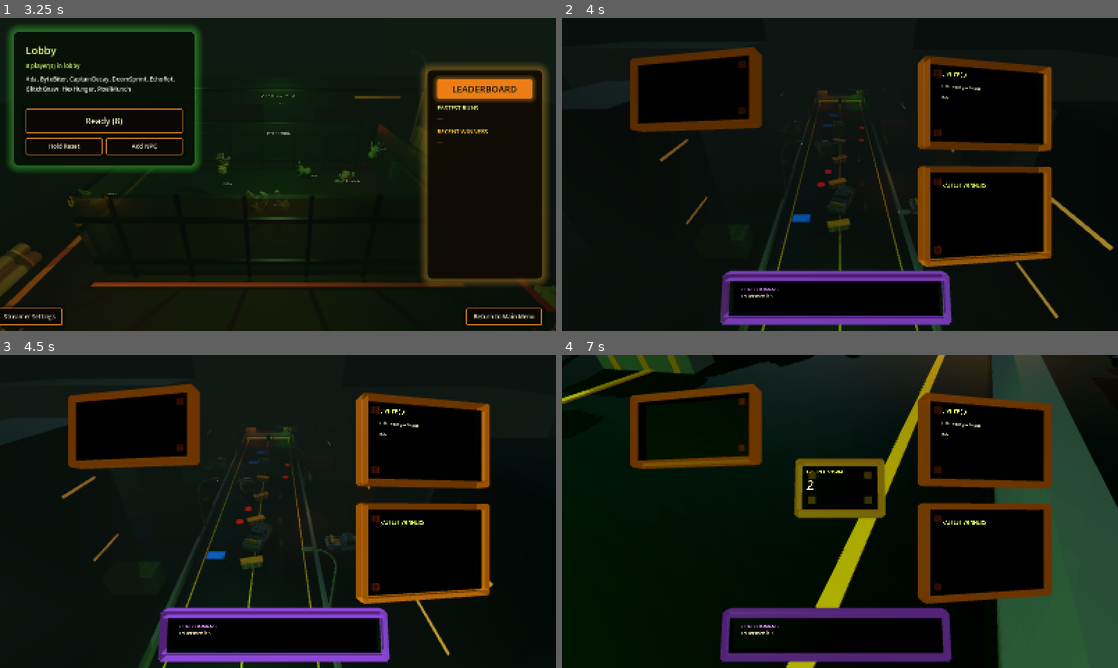
Above: before the commit, frames 1-4 (two rows, left to right).
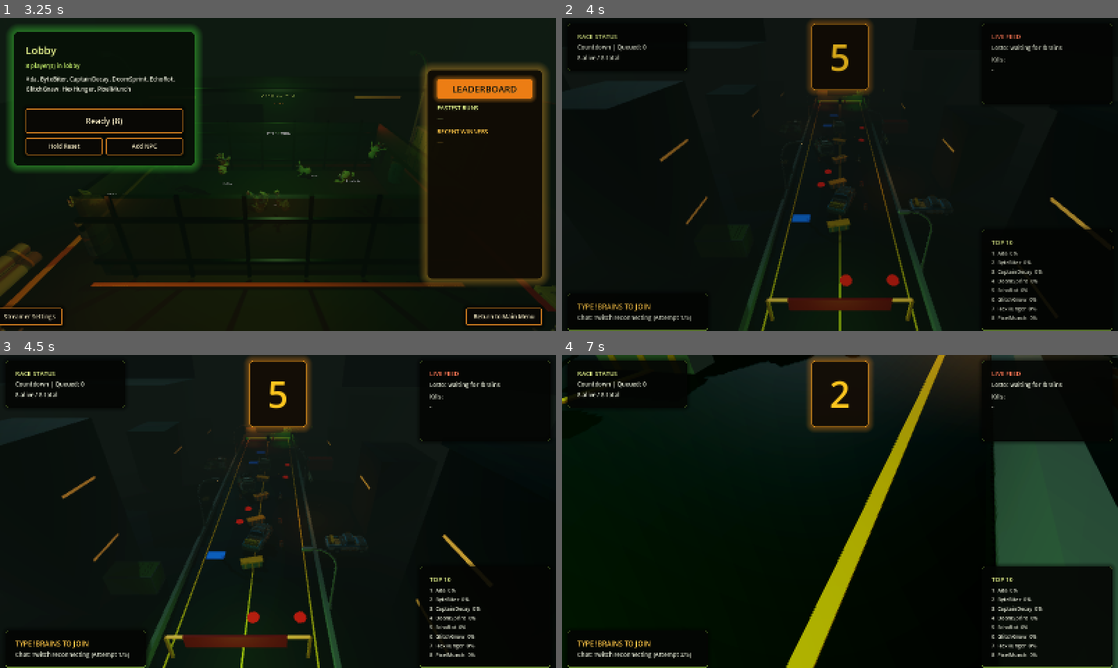
Above: after the commit, the same moments.

Repository: Knoxamiz/zombie-horde
Game: Godot game, scene res://scenes/main_menu/main_menu.tscn
The game is run twice, just before and just after one commit, with the same random seed, the same clock (stepped at 60 frames per second) and the same inputs.
Inputs (mouse positions are in pixels of both pictures, inside the frame that each line leads up to):
- Up to frame 1 (3.25 s): tap Enter (round_start) at 0.5 s; move the mouse to (400, 158) at 0.52 s; hold Right 0.53-1.25 s; hold S (camera_back) 0.53-1.25 s; click (400, 158) at 0.67 s; drag from (166, 190) to (250, 237) at 1.27 s; click "Hold Reset" at 2 s; click "DONE" at 2.75 s
- Up to frame 2 (4 s): click "Ready (8)" at 3.5 s
- Up to frame 3 (4.5 s): move the mouse to (333, 442) at 4.27 s; hold Right from 4.28 s (still down); hold F (camera_director) from 4.28 s (still down); click (333, 442) at 4.42 s
- Up to frame 4 (7 s): move the mouse to (834, 517) at 5.02 s; release Right at 5.03 s; release F (camera_director) at 5.03 s; hold Up from 5.03 s (still down); tap Q (camera_down) at 5.1 s; click (834, 517) at 5.17 s; move the mouse to (878, 514) at 5.77 s; hold W (camera_forward) 5.78-6.53 s; click (878, 514) at 5.92 s; move the mouse to (795, 508) at 6.52 s; tap A (camera_left) at 6.6 s; click (795, 508) at 6.67 s

Frame 1 is identical in both runs. In frame 2, 15% of the frame differs, in the area x 1-100%, y 0-100%; in frame 3, 15%; in frame 4, 26%, in the area x 0-100%, y 0-100%.

Commit message:
Add live Top 10 race HUD with 2D broadcast layout
Switch race UI from 3D world boards to a 2D broadcast overlay with
panels for race status, live feed, chat command, and a Top 10
standings board refreshed from ZombieManager during the race.

Also stop countdown from overwriting the join command hint, release
mouse capture when a round ends so results buttons are clickable,
and wire the HUD to ZombieManager for live rankings.

Co-authored-by: Knoxamiz <Knoxamiz@users.noreply.github.com>

Diff:
--- a/scenes/main/main_game.tscn
+++ b/scenes/main/main_game.tscn
@@ -547,6 +547,7 @@
 join_source_path = NodePath("../Systems/DebugJoinSource")
 twitch_join_source_path = NodePath("../Systems/TwitchJoinSource")
 leaderboard_store_path = NodePath("../Systems/LeaderboardStore")
+zombie_manager_path = NodePath("../Systems/ZombieManager")
 world_status_board_path = NodePath("../SpectatorCamera/Camera3D/WorldMenus3D/RaceBoards/RaceStatusBoard")
 world_feed_board_path = NodePath("../SpectatorCamera/Camera3D/WorldMenus3D/RaceBoards/RaceFeedBoard")
 world_leaders_board_path = NodePath("../SpectatorCamera/Camera3D/WorldMenus3D/RaceBoards/RaceLeadersBoard")
--- a/scenes/ui/hud.tscn
+++ b/scenes/ui/hud.tscn
@@ -1,8 +1,44 @@
-[gd_scene load_steps=4 format=3 uid="uid://klfmkohhxs15"]
+[gd_scene load_steps=6 format=3 uid="uid://klfmkohhxs15"]
 
 [ext_resource type="Script" uid="uid://u81cp382hnt1" path="res://scripts/ui/hud_controller.gd" id="1_script"]
 [ext_resource type="Theme" path="res://assets/ui/zombie_horde_theme.tres" id="2_theme"]
 [ext_resource type="PackedScene" path="res://scenes/ui/round_results_overlay.tscn" id="3_results_overlay"]
+
+[sub_resource type="StyleBoxFlat" id="StyleBox_hud_panel"]
+content_margin_left = 14.0
+content_margin_top = 12.0
+content_margin_right = 14.0
+content_margin_bottom = 12.0
+bg_color = Color(0.016, 0.022, 0.014, 0.84)
+border_width_left = 1
+border_width_top = 1
+border_width_right = 1
+border_width_bottom = 1
+border_color = Color(0.54, 0.72, 0.25, 0.42)
+corner_radius_top_left = 8
+corner_radius_top_right = 8
+corner_radius_bottom_right = 8
+corner_radius_bottom_left = 8
+shadow_color = Color(0, 0, 0, 0.45)
+shadow_size = 12
+
+[sub_resource type="StyleBoxFlat" id="StyleBox_countdown"]
+content_margin_left = 18.0
+content_margin_top = 12.0
+content_margin_right = 18.0
+content_margin_bottom = 12.0
+bg_color = Color(0.04, 0.03, 0.02, 0.9)
+border_width_left = 2
+border_width_top = 2
+border_width_right = 2
+border_width_bottom = 2
+border_color = Color(1, 0.65, 0.12, 0.9)
+corner_radius_top_left = 10
+corner_radius_top_right = 10
+corner_radius_bottom_right = 10
+corner_radius_bottom_left = 10
+shadow_color = Color(1, 0.55, 0.08, 0.35)
+shadow_size = 18
 
 [node name="HUD" type="CanvasLayer"]
 layer = 6
@@ -23,8 +59,9 @@
 layout_mode = 0
 offset_left = 16.0
 offset_top = 16.0
-offset_right = 390.0
-offset_bottom = 190.0
+offset_right = 360.0
+offset_bottom = 118.0
+theme_override_styles/panel = SubResource("StyleBox_hud_panel")
 
 [node name="Margin" type="MarginContainer" parent="Root/TopPanel"]
 layout_mode = 2
@@ -37,9 +74,14 @@
 layout_mode = 2
 theme_override_constants/separation = 6
 
+[node name="HeaderLabel" type="Label" parent="Root/TopPanel/Margin/VBox"]
+layout_mode = 2
+theme_override_colors/font_color = Color(0.94, 1, 0.58, 1)
+theme_override_font_sizes/font_size = 18
+text = "RACE STATUS"
+
 [node name="StateLabel" type="Label" parent="Root/TopPanel/Margin/VBox"]
 layout_mode = 2
-theme_override_colors/font_color = Color(0.94, 1, 0.58, 1)
 text = "State: Idle | Queued: 0"
 
 [node name="CountLabel" type="Label" parent="Root/TopPanel/Margin/VBox"]
@@ -47,46 +89,19 @@
 text = "Zombies: 0 alive / 0 total"
 
 [node name="LeaderLabel" type="Label" parent="Root/TopPanel/Margin/VBox"]
+visible = false
 layout_mode = 2
 text = "Leader: -"
 
 [node name="WinnerLabel" type="Label" parent="Root/TopPanel/Margin/VBox"]
+visible = false
 layout_mode = 2
 text = "Winner: -"
 
 [node name="ChatStatusLabel" type="Label" parent="Root/TopPanel/Margin/VBox"]
+visible = false
 layout_mode = 2
 text = "Chat: Debug only"
-
-[node name="ControlPanel" type="PanelContainer" parent="Root"]
-layout_mode = 0
-offset_left = 16.0
-offset_top = 202.0
-offset_right = 410.0
-offset_bottom = 260.0
-
-[node name="Margin" type="MarginContainer" parent="Root/ControlPanel"]
-layout_mode = 2
-theme_override_constants/margin_left = 10
-theme_override_constants/margin_top = 8
-theme_override_constants/margin_right = 10
-theme_override_constants/margin_bottom = 8
-
-[node name="HBox" type="HBoxContainer" parent="Root/ControlPanel/Margin"]
-layout_mode = 2
-theme_override_constants/separation = 8
-
-[node name="StartButton" type="Button" parent="Root/ControlPanel/Margin/HBox"]
-layout_mode = 2
-text = "Start"
-
-[node name="ResetButton" type="Button" parent="Root/ControlPanel/Margin/HBox"]
-layout_mode = 2
-text = "Reset"
-
-[node name="JoinButton" type="Button" parent="Root/ControlPanel/Margin/HBox"]
-layout_mode = 2
-text = "Add Join"
 
 [node name="RosterPanel" type="PanelContainer" parent="Root"]
 layout_mode = 0
@@ -95,7 +110,8 @@
 offset_left = -392.0
 offset_top = 16.0
 offset_right = -16.0
-offset_bottom = 314.0
+offset_bottom = 248.0
+theme_override_styles/panel = SubResource("StyleBox_hud_panel")
 
 [node name="Margin" type="MarginContainer" parent="Root/RosterPanel"]
 layout_mode = 2
@@ -106,7 +122,13 @@
 
 [node name="VBox" type="VBoxContainer" parent="Root/RosterPanel/Margin"]
 layout_mode = 2
-theme_override_constants/separation = 10
+theme_override_constants/separation = 8
+
+[node name="FeedHeaderLabel" type="Label" parent="Root/RosterPanel/Margin/VBox"]
+layout_mode = 2
+theme_override_colors/font_color = Color(1, 0.48, 0.34, 1)
+theme_override_font_sizes/font_size = 18
+text = "LIVE FEED"
 
 [node name="QueueLabel" type="Label" parent="Root/RosterPanel/Margin/VBox"]
 layout_mode = 2
@@ -115,18 +137,21 @@
 
 [node name="RosterLabel" type="Label" parent="Root/RosterPanel/Margin/VBox"]
 layout_mode = 2
-theme_override_colors/font_color = Color(1, 0.48, 0.34, 1)
+theme_override_colors/font_color = Color(0.92, 0.94, 0.86, 1)
 text = "Kills:\n-"
 autowrap_mode = 2
 
 [node name="LeaderboardPanel" type="PanelContainer" parent="Root"]
 layout_mode = 0
 anchor_left = 1.0
+anchor_top = 1.0
 anchor_right = 1.0
+anchor_bottom = 1.0
 offset_left = -392.0
-offset_top = 326.0
+offset_top = -292.0
 offset_right = -16.0
-offset_bottom = 560.0
+offset_bottom = -16.0
+theme_override_styles/panel = SubResource("StyleBox_hud_panel")
 
 [node name="Margin" type="MarginContainer" parent="Root/LeaderboardPanel"]
 layout_mode = 2
@@ -139,22 +164,90 @@
 layout_mode = 2
 theme_override_constants/separation = 8
 
+[node name="StandingsHeaderLabel" type="Label" parent="Root/LeaderboardPanel/Margin/VBox"]
+layout_mode = 2
+theme_override_colors/font_color = Color(0.94, 1, 0.58, 1)
+theme_override_font_sizes/font_size = 18
+text = "TOP 10"
+
 [node name="LeaderboardLabel" type="Label" parent="Root/LeaderboardPanel/Margin/VBox"]
 layout_mode = 2
-theme_override_colors/font_color = Color(0.94, 1, 0.58, 1)
-text = "Fastest Winners\n-"
+theme_override_colors/font_color = Color(0.92, 0.94, 0.86, 1)
+theme_override_font_sizes/font_size = 15
+text = "-"
 autowrap_mode = 2
 
+[node name="BottomLeftPanel" type="PanelContainer" parent="Root"]
+layout_mode = 0
+anchor_top = 1.0
+anchor_bottom = 1.0
+offset_left = 16.0
+offset_top = -108.0
+offset_right = 420.0
+offset_bottom = -16.0
+theme_override_styles/panel = SubResource("StyleBox_hud_panel")
+
+[node name="Margin" type="MarginContainer" parent="Root/BottomLeftPanel"]
+layout_mode = 2
+theme_override_constants/margin_left = 14
+theme_override_constants/margin_top = 12
+theme_override_constants/margin_right = 14
+theme_override_constants/margin_bottom = 12
+
+[node name="VBox" type="VBoxContainer" parent="Root/BottomLeftPanel/Margin"]
+layout_mode = 2
+theme_override_constants/separation = 6
+
+[node name="CommandLabel" type="Label" parent="Root/BottomLeftPanel/Margin/VBox"]
+layout_mode = 2
+theme_override_colors/font_color = Color(1, 0.78, 0.28, 1)
+theme_override_font_sizes/font_size = 20
+text = "TYPE !BRAINS TO JOIN"
+
+[node name="ChatStatusLabel" type="Label" parent="Root/BottomLeftPanel/Margin/VBox"]
+layout_mode = 2
+text = "Chat: Debug only"
+
+[node name="ControlPanel" type="PanelContainer" parent="Root"]
+visible = false
+layout_mode = 0
+offset_left = 16.0
+offset_top = 202.0
+offset_right = 410.0
+offset_bottom = 260.0
+
+[node name="Margin" type="MarginContainer" parent="Root/ControlPanel"]
+layout_mode = 2
+theme_override_constants/margin_left = 10
+theme_override_constants/margin_top = 8
+theme_override_constants/margin_right = 10
+theme_override_constants/margin_bottom = 8
+
+[node name="HBox" type="HBoxContainer" parent="Root/ControlPanel/Margin"]
+layout_mode = 2
+theme_override_constants/separation = 8
+
+[node name="StartButton" type="Button" parent="Root/ControlPanel/Margin/HBox"]
+layout_mode = 2
+text = "Start"
+
+[node name="ResetButton" type="Button" parent="Root/ControlPanel/Margin/HBox"]
+layout_mode = 2
+text = "Reset"
+
+[node name="JoinButton" type="Button" parent="Root/ControlPanel/Margin/HBox"]
+layout_mode = 2
+text = "Add Join"
+
 [node name="CountdownPanel" type="PanelContainer" parent="Root"]
 layout_mode = 0
 anchor_left = 0.5
-anchor_top = 0.5
 anchor_right = 0.5
-anchor_bottom = 0.5
 offset_left = -82.0
-offset_top = -82.0
+offset_top = 16.0
 offset_right = 82.0
-offset_bottom = 82.0
+offset_bottom = 180.0
+theme_override_styles/panel = SubResource("StyleBox_countdown")
 
 [node name="Margin" type="MarginContainer" parent="Root/CountdownPanel"]
 layout_mode = 2
@@ -172,18 +265,3 @@
 vertical_alignment = 1
 
 [node name="RoundResultsOverlay" parent="Root" instance=ExtResource("3_results_overlay")]
-
-[node name="CommandLabel" type="Label" parent="Root"]
-layout_mode = 0
-anchor_left = 0.5
-anchor_top = 1.0
-anchor_right = 0.5
-anchor_bottom = 1.0
-offset_left = -230.0
-offset_top = -72.0
-offset_right = 230.0
-offset_bottom = -28.0
-horizontal_alignment = 1
-vertical_alignment = 1
-theme_override_colors/font_color = Color(1, 0.78, 0.28, 1)
-text = "Type !brains to join."
--- a/scripts/core/game_flow_controller.gd
+++ b/scripts/core/game_flow_controller.gd
@@ -89,6 +89,7 @@
 
 	GameEvents.round_state_changed.connect(_on_round_state_changed)
 	GameEvents.round_reset.connect(_on_round_reset)
+	GameEvents.round_ended.connect(_on_round_ended)
 	_prepare_transition_overlay()
 	_apply_phase("lobby")
 	_apply_launch_request()
@@ -135,6 +136,10 @@
 func _on_round_reset() -> void:
 	_intro_active = false
 	show_lobby()
+
+func _on_round_ended(_winner_name: String, _base_won: bool) -> void:
+	if _spectator_camera != null:
+		_spectator_camera.set_mouse_capture_allowed(false)
 
 func _on_active_map_changed(_map_index: int, _display_name: String) -> void:
 	if _current_phase.is_empty():
--- a/scripts/core/round_manager.gd
+++ b/scripts/core/round_manager.gd
@@ -280,7 +280,6 @@
 		if token != _round_token or state != RoundState.COUNTDOWN:
 			return
 		GameEvents.round_countdown_changed.emit(remaining)
-		GameEvents.command_text_changed.emit("Round starts in %d..." % remaining)
 		await get_tree().create_timer(1.0).timeout
 		remaining -= 1
 
--- a/scripts/ui/hud_controller.gd
+++ b/scripts/ui/hud_controller.gd
@@ -1,10 +1,15 @@
 class_name HudController
 extends CanvasLayer
+
+const STANDINGS_REFRESH_SECONDS: float = 0.25
+const STANDINGS_MAX_RESULTS: int = 10
+const COMMAND_HINT_TEXT: String = "TYPE !BRAINS TO JOIN"
 
 @export var round_manager_path: NodePath
 @export var join_source_path: NodePath
 @export var twitch_join_source_path: NodePath
 @export var leaderboard_store_path: NodePath
+@export var zombie_manager_path: NodePath
 @export var world_status_board_path: NodePath
 @export var world_feed_board_path: NodePath
 @export var world_leaders_board_path: NodePath
@@ -18,6 +23,7 @@
 var _join_source: JoinSource
 var _twitch_join_source: TwitchJoinSource
 var _leaderboard_store: LeaderboardStore
+var _zombie_manager: ZombieManager
 var _world_status_board: WorldTextBoard
 var _world_feed_board: WorldTextBoard
 var _world_leaders_board: WorldTextBoard
@@ -33,12 +39,13 @@
 var _leader_text: String = "Leader: -"
 var _winner_text: String = "Winner: -"
 var _chat_status_text: String = "Chat: Debug only"
-var _command_text: String = "Type !brains to join."
-var _leaderboard_text: String = "Fastest Winners\n-"
+var _standings_text: String = "-"
 var _last_winner_name: String = ""
 var _last_base_won: bool = false
 var _results_showing: bool = false
 var _last_visible_state: bool = false
+var _race_active: bool = false
+var _standings_refresh_timer: float = 0.0
 var _queued_names: PackedStringArray = PackedStringArray()
 var _feed_lines: Array[String] = []
 var _last_stats: Dictionary = {}
@@ -48,8 +55,8 @@
 @onready var _count_label: Label = get_node("Root/TopPanel/Margin/VBox/CountLabel") as Label
 @onready var _leader_label: Label = get_node("Root/TopPanel/Margin/VBox/LeaderLabel") as Label
 @onready var _winner_label: Label = get_node("Root/TopPanel/Margin/VBox/WinnerLabel") as Label
-@onready var _chat_status_label: Label = get_node("Root/TopPanel/Margin/VBox/ChatStatusLabel") as Label
-@onready var _command_label: Label = get_node("Root/CommandLabel") as Label
+@onready var _chat_status_label: Label = get_node("Root/BottomLeftPanel/Margin/VBox/ChatStatusLabel") as Label
+@onready var _command_label: Label = get_node("Root/BottomLeftPanel/Margin/VBox/CommandLabel") as Label
 @onready var _queue_label: Label = get_node("Root/RosterPanel/Margin/VBox/QueueLabel") as Label
 @onready var _roster_label: Label = get_node("Root/RosterPanel/Margin/VBox/RosterLabel") as Label
 @onready var _leaderboard_label: Label = get_node("Root/LeaderboardPanel/Margin/VBox/LeaderboardLabel") as Label
@@ -65,6 +72,7 @@
 	_join_source = get_node_or_null(join_source_path) as JoinSource
 	_twitch_join_source = get_node_or_null(twitch_join_source_path) as TwitchJoinSource
 	_leaderboard_store = get_node_or_null(leaderboard_store_path) as LeaderboardStore
+	_zombie_manager = get_node_or_null(zombie_manager_path) as ZombieManager
 	_world_status_board = get_node_or_null(world_status_board_path) as WorldTextBoard
 	_world_feed_board = get_node_or_null(world_feed_board_path) as WorldTextBoard
 	_world_leaders_board = get_node_or_null(world_leaders_board_path) as WorldTextBoard
@@ -109,18 +117,25 @@
 	if _results_overlay != null:
 		_results_overlay.hide_results(true)
 	_refresh_chat_status_from_source()
-	_refresh_leaderboard()
+	_refresh_command_hint()
+	_refresh_standings()
 	_refresh_static_labels()
 	_refresh_roster()
-	_refresh_world_command_board()
 	_set_world_visible(visible)
 	_last_visible_state = visible
 
-func _process(_delta: float) -> void:
-	if _last_visible_state == visible:
-		return
-	_last_visible_state = visible
-	_set_world_visible(visible)
+func _process(delta: float) -> void:
+	if _last_visible_state != visible:
+		_last_visible_state = visible
+		_set_world_visible(visible)
+
+	if not visible or not _race_active:
+		return
+
+	_standings_refresh_timer += delta
+	if _standings_refresh_timer >= STANDINGS_REFRESH_SECONDS:
+		_standings_refresh_timer = 0.0
+		_refresh_standings()
 
 func _on_start_pressed() -> void:
 	if _round_manager != null:
@@ -137,18 +152,23 @@
 
 func _on_round_state_changed(state_text: String) -> void:
 	_state_text = state_text
-	_refresh_static_labels()
+	_race_active = state_text in ["Countdown", "Running", "Ended"]
+	_refresh_static_labels()
+	if state_text == "Running":
+		_refresh_standings()
 
 func _on_round_started(round_number: int) -> void:
 	_winner_text = "Winner: -"
 	_results_showing = false
+	_race_active = true
+	_standings_refresh_timer = 0.0
 	if _results_overlay != null:
 		_results_overlay.hide_results()
-	_set_world_results_visible(false)
 	if _state_label != null:
 		_state_label.text = "Round %d: Running" % round_number
 	_state_text = "Running"
 	_refresh_static_labels()
+	_refresh_standings()
 
 func _on_round_reset() -> void:
 	_queued_count = 0
@@ -159,20 +179,25 @@
 	_last_winner_name = ""
 	_last_base_won = false
 	_results_showing = false
+	_race_active = false
+	_standings_refresh_timer = 0.0
 	_countdown_panel.visible = false
 	if _results_overlay != null:
 		_results_overlay.hide_results()
-	_set_world_results_visible(false)
+	_refresh_command_hint()
+	_refresh_standings()
 	_refresh_static_labels()
 	_refresh_roster()
 
 func _on_round_ended(winner_name: String, base_won: bool) -> void:
 	_last_winner_name = winner_name
 	_last_base_won = base_won
+	_race_active = false
 	if base_won:
 		_winner_text = "Winner: Streamer Base"
 	else:
 		_winner_text = "Winner: %s" % winner_name
+	_refresh_standings()
 	_show_result_panel(winner_name, base_won)
 	_refresh_static_labels()
 
@@ -190,9 +215,11 @@
 	_living_count = living_count
 	_total_count = total_count
 	_refresh_static_labels()
+	_refresh_standings()
 
 func _on_zombie_died(zombie_node: Node, cause: String) -> void:
 	_record_feed("%s - %s" % [_get_zombie_display_name(zombie_node), _format_kill_cause(cause)])
+	_refresh_standings()
 
 func _on_leader_changed(leader_name: String, progress: float) -> void:
 	if leader_name.is_empty():
@@ -202,12 +229,10 @@
 	if _leader_label != null:
 		_leader_label.text = _leader_text
 	_refresh_static_labels()
-
-func _on_command_text_changed(text: String) -> void:
-	_command_text = text
-	if _command_label != null:
-		_command_label.text = text
-	_refresh_world_command_board()
+	_refresh_standings()
+
+func _on_command_text_changed(_text: String) -> void:
+	_refresh_command_hint()
 
 func _on_chat_connection_status_changed(status_text: String, detail_text: String) -> void:
 	if detail_text.is_empty():
@@ -225,20 +250,14 @@
 	_countdown_panel.visible = seconds_remaining > 0
 	if seconds_remaining > 0:
 		_countdown_label.text = str(seconds_remaining)
-	if _world_countdown_board != null:
-		_world_countdown_board.set_board_visible(visible and seconds_remaining > 0)
-		if seconds_remaining > 0:
-			_world_countdown_board.set_board_text("COUNTDOWN", str(seconds_remaining))
 
 func _on_round_stats_changed(stats: Dictionary) -> void:
 	_last_stats = stats
 	if _results_overlay != null and _results_overlay.is_showing_results():
 		_results_overlay.update_stats(stats)
-	if _results_showing:
-		_refresh_world_results()
 
 func _on_leaderboard_changed(_entries: Array) -> void:
-	_refresh_leaderboard()
+	pass
 
 func _on_results_reset_requested() -> void:
 	if _round_manager != null:
@@ -246,50 +265,49 @@
 
 func _refresh_static_labels() -> void:
 	if _state_label != null:
-		_state_label.text = "State: %s | Queued: %d" % [_state_text, _queued_count]
+		_state_label.text = "%s | Queued: %d" % [_state_text, _queued_count]
 	if _count_label != null:
-		_count_label.text = "Zombies: %d alive / %d total" % [_living_count, _total_count]
+		_count_label.text = "%d alive / %d total" % [_living_count, _total_count]
 	if _winner_label != null:
 		_winner_label.text = _winner_text
-	if _world_status_board != null:
-		_world_status_board.set_board_text("RACE STATUS", _format_world_status_body())
 
 func _refresh_roster() -> void:
 	if _queue_label != null:
 		_queue_label.text = _format_queue_text()
 	if _roster_label != null:
 		_roster_label.text = _format_roster_text()
-	if _world_feed_board != null:
-		_world_feed_board.set_board_text("LIVE FEED", "%s\n\n%s" % [_format_queue_text(), _format_roster_text()])
-
-func _refresh_leaderboard() -> void:
-	if _leaderboard_store == null:
-		_leaderboard_text = "Fastest Winners\n-"
+
+func _refresh_standings() -> void:
+	if _zombie_manager == null:
+		_standings_text = "-"
 		if _leaderboard_label != null:
-			_leaderboard_label.text = _leaderboard_text
-		_refresh_world_leaders_board()
-		return
-
-	var entries: Array = _leaderboard_store.get_entries()
-	if entries.is_empty():
-		_leaderboard_text = "Fastest Winners\n-"
+			_leaderboard_label.text = _standings_text
+		return
+
+	var results: Array[Dictionary] = _zombie_manager.get_ranked_results(STANDINGS_MAX_RESULTS)
+	if results.is_empty():
+		_standings_text = "-"
 		if _leaderboard_label != null:
-			_leaderboard_label.text = _leaderboard_text
-		_refresh_world_leaders_board()
-		return
-
-	var lines: Array[String] = ["Fastest Winners"]
-	for index in range(entries.size()):
-		var entry: Dictionary = entries[index]
-		lines.append("%d. %s  %s" % [
-			index + 1,
-			str(entry.get("display_name", "Zombie")),
-			_format_finish_time(float(entry.get("elapsed_seconds", 0.0)))
-		])
-	_leaderboard_text = _join_strings(lines, "\n")
+			_leaderboard_label.text = _standings_text
+		return
+
+	var lines: Array[String] = []
+	var max_lines: int = mini(results.size(), STANDINGS_MAX_RESULTS)
+	for index in range(max_lines):
+		var result: Dictionary = results[index]
+		var display_name: String = str(result.get("display_name", "Zombie"))
+		var progress_percent: int = int(round(float(result.get("progress", 0.0)) * 100.0))
+		var alive: bool = bool(result.get("alive", false))
+		var status_suffix: String = "" if alive else "  down"
+		lines.append("%d. %s  %d%%%s" % [index + 1, display_name, progress_percent, status_suffix])
+
+	_standings_text = _join_strings(lines, "\n")
 	if _leaderboard_label != null:
-		_leaderboard_label.text = _leaderboard_text
-	_refresh_world_leaders_board()
+		_leaderboard_label.text = _standings_text
+
+func _refresh_command_hint() -> void:
+	if _command_label != null:
+		_command_label.text = COMMAND_HINT_TEXT
 
 func _format_queue_text() -> String:
 	if _queued_names.is_empty():
@@ -313,8 +331,6 @@
 	if _results_overlay != null:
 		_results_overlay.show_results(winner_name, base_won, _last_stats)
 	_results_showing = true
-	_refresh_world_results()
-	_set_world_results_visible(visible)
 
 func _join_strings(values: Array[String], separator: String) -> String:
 	var result: String = ""
@@ -356,9 +372,6 @@
 			return "Out of Bounds"
 	return cause.capitalize()
 
-func _format_finish_time(seconds: float) -> String:
-	return "%.2fs" % max(seconds, 0.0)
-
 func _refresh_chat_status_from_source() -> void:
 	if _twitch_join_source == null:
 		_chat_status_text = "Chat: Debug only"
@@ -377,68 +390,12 @@
 
 func _set_world_visible(should_show: bool) -> void:
 	if _world_boards_root != null:
-		_world_boards_root.visible = should_show
+		_world_boards_root.visible = false
 	if _root != null:
-		_root.visible = false
+		_root.visible = should_show
 	if not should_show:
-		_set_world_results_visible(false)
 		return
 	_refresh_static_labels()
 	_refresh_roster()
-	_refresh_world_leaders_board()
-	_refresh_world_command_board()
-	_set_world_results_visible(_results_showing)
-
-func _set_world_results_visible(should_show: bool) -> void:
-	if _world_results_board != null:
-		_world_results_board.set_board_visible(should_show)
-	if _world_results_reset_button != null:
-		_world_results_reset_button.visible = should_show
-		_world_results_reset_button.set_interactable(should_show)
-
-func _refresh_world_leaders_board() -> void:
-	if _world_leaders_board == null:
-		return
-
-	var body: String = _leaderboard_text
-	if body.begins_with("Fastest Winners\n"):
-		body = body.substr("Fastest Winners\n".length())
-	var source_lines: PackedStringArray = body.split("\n")
-	var board_lines: Array[String] = []
-	var max_lines: int = mini(source_lines.size(), 8)
-	for index in range(max_lines):
-		board_lines.append(source_lines[index])
-	body = _join_strings(board_lines, "\n")
-	_world_leaders_board.set_board_text("FASTEST WINNERS", body)
-
-func _refresh_world_command_board() -> void:
-	if _world_command_board != null:
-		_world_command_board.set_board_text("CHAT COMMAND", _command_text)
-
-func _refresh_world_results() -> void:
-	if _world_results_board == null:
-		return
-	_world_results_board.set_board_text("ROUND RESULTS", _format_world_results_body())
-
-func _format_world_status_body() -> String:
-	return "State: %s | Queued: %d\nZombies: %d alive / %d total\n%s\n%s\n%s" % [
-		_state_text,
-		_queued_count,
-		_living_count,
-		_total_count,
-		_leader_text,
-		_winner_text,
-		_chat_status_text
-	]
-
-func _format_world_results_body() -> String:
-	var winner_name: String = "Streamer Base" if _last_base_won else _last_winner_name
-	if winner_name.is_empty():
-		winner_name = "-"
-
-	var lines: Array[String] = ["Winner: %s" % winner_name]
-	if not _last_stats.is_empty():
-		lines.append("")
-		for key in _last_stats.keys():
-			lines.append("%s: %s" % [str(key).capitalize(), str(_last_stats[key])])
-	return _join_strings(lines, "\n")
+	_refresh_standings()
+	_refresh_command_hint()
